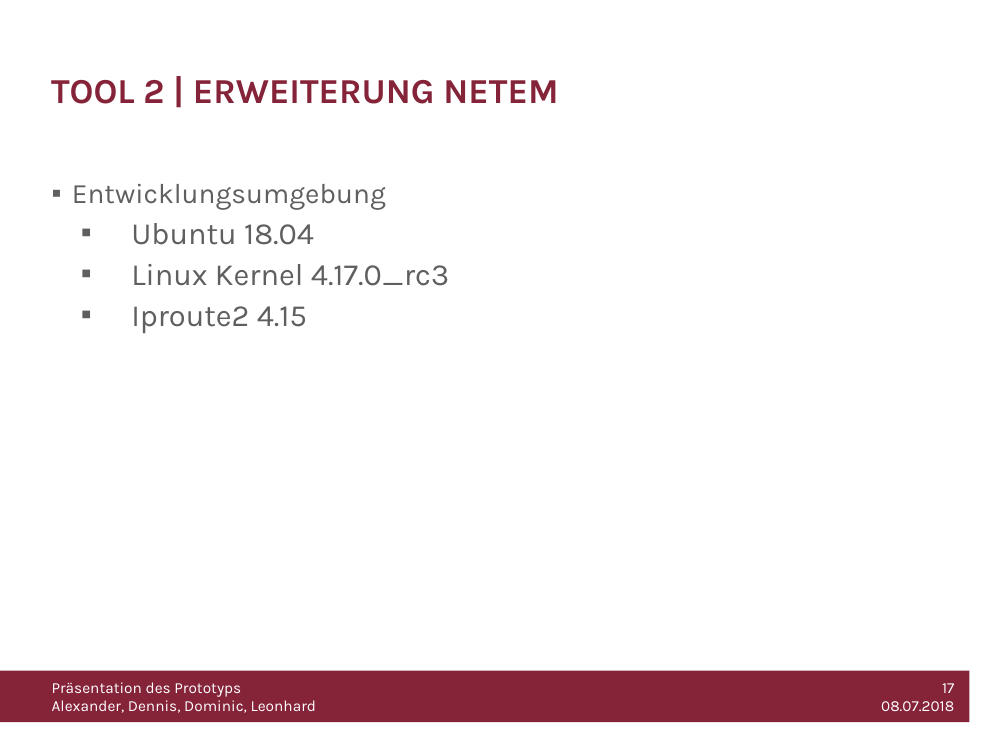
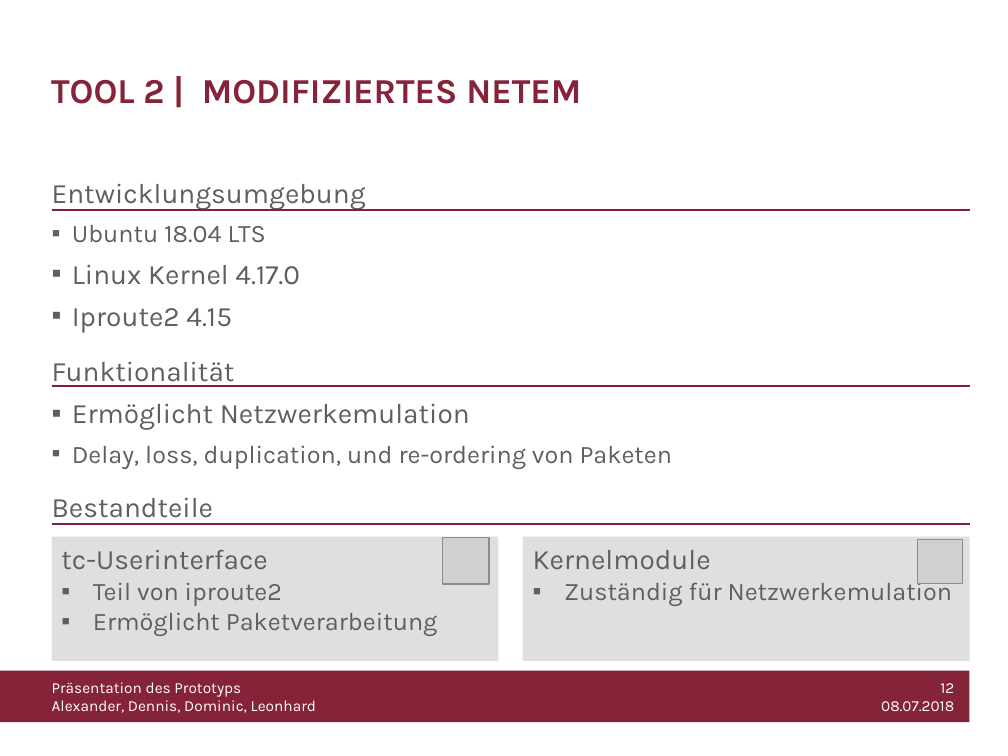
Before and after one commit to WiLEProjekt/Prototyp, a slide deck: slide 12 of Prototyp_Präsentation.pptx (slide 17 before the commit). Drawn at 1008x756 pixels with LibreOffice and Linux fonts; fonts in the diff are those of the drawing; grey boxes stand for pictures; background and template pictures are left out. Boxes give left, top, right and bottom in pixels: in the first picture for what was removed or moved away, otherwise in the second. Text is boxed around its words. In the diff, an @@ line names an element or a change of style, - is before the commit and + after.

```diff
--- a/Prototyp_Präsentation.pptx
+++ b/Prototyp_Präsentation.pptx
@@ title at (x1=51, y1=80, x2=581, y2=104): text changed @@
-TOOL 2 | ERWEITERUNG NETEM
+TOOL 2 | MODIFIZIERTES NETEM
@@ text at (x1=52, y1=184, x2=366, y2=333): size 22 to 20 pt in "Iproute2 4.15"; bullet ▪ to none; list level 2 to 1 in "Iproute2 4.15" @@
@@ line added from (51, 211) to (970, 211), #842036 1.5 pt @@
@@ text at (x1=72, y1=225, x2=300, y2=285): text changed; size 22 to 20 pt @@
-  ▪ Ubuntu 18.04
-  ▪ Linux Kernel 4.17.0_rc3
+▪ Ubuntu 18.04 LTS
+▪ Linux Kernel 4.17.0
@@ line added from (51, 386) to (970, 386), #842036 1.5 pt @@
@@ text at (x1=52, y1=362, x2=672, y2=525): paragraphs added @@
+Funktionalität
+▪ Ermöglicht Netzwerkemulation
+▪ Delay, loss, duplication, und re-ordering von Paketen
+Bestandteile
@@ line added from (51, 524) to (970, 524), #842036 1.5 pt @@
@@ rectangle added at (x1=51, y1=536, x2=498, y2=660), fill #DFDFDF, 18 pt, text #5F5F5F @@
+tc-Userinterface
+▪ Teil von iproute2
+▪ Ermöglicht Paketverarbeitung
@@ picture added at (x1=443, y1=538, x2=489, y2=585) @@
@@ rectangle added at (x1=523, y1=536, x2=970, y2=660), fill #DFDFDF, 18 pt, text #5F5F5F @@
+Kernelmodule
+▪ Zuständig für Netzwerkemulation
@@ picture added at (x1=917, y1=539, x2=962, y2=584) @@
@@ text at (x1=881, y1=683, x2=954, y2=711): text changed @@
-17
-08.07.2018
+12
+08.07.2018
```
Also in this commit, not shown: 3 other slides changed, 8 slides added, 8 slides removed, 1 other file.
